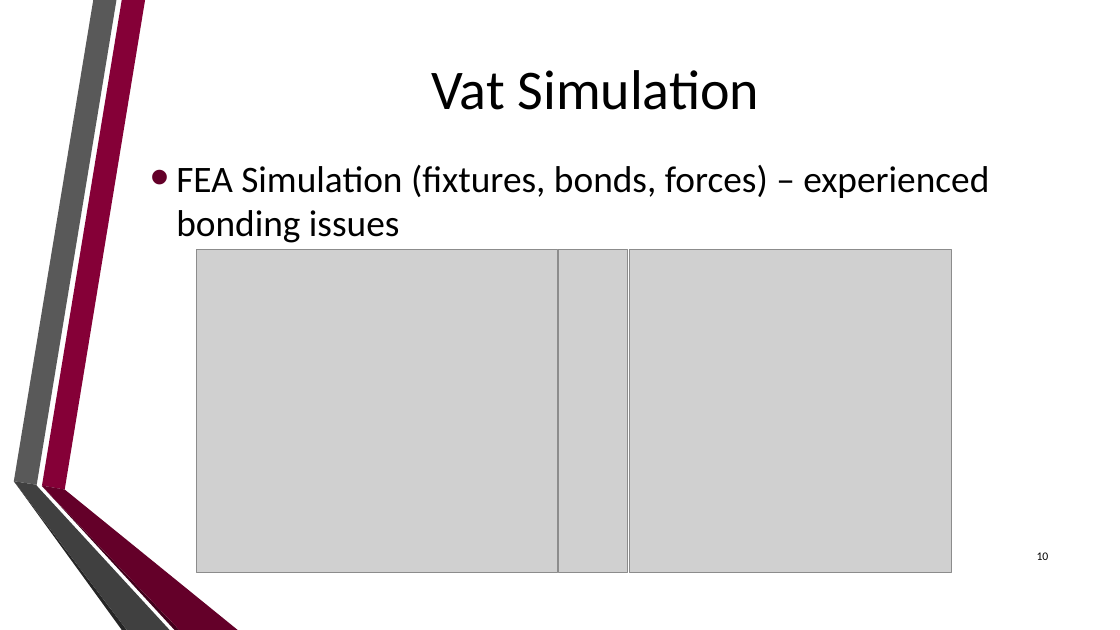
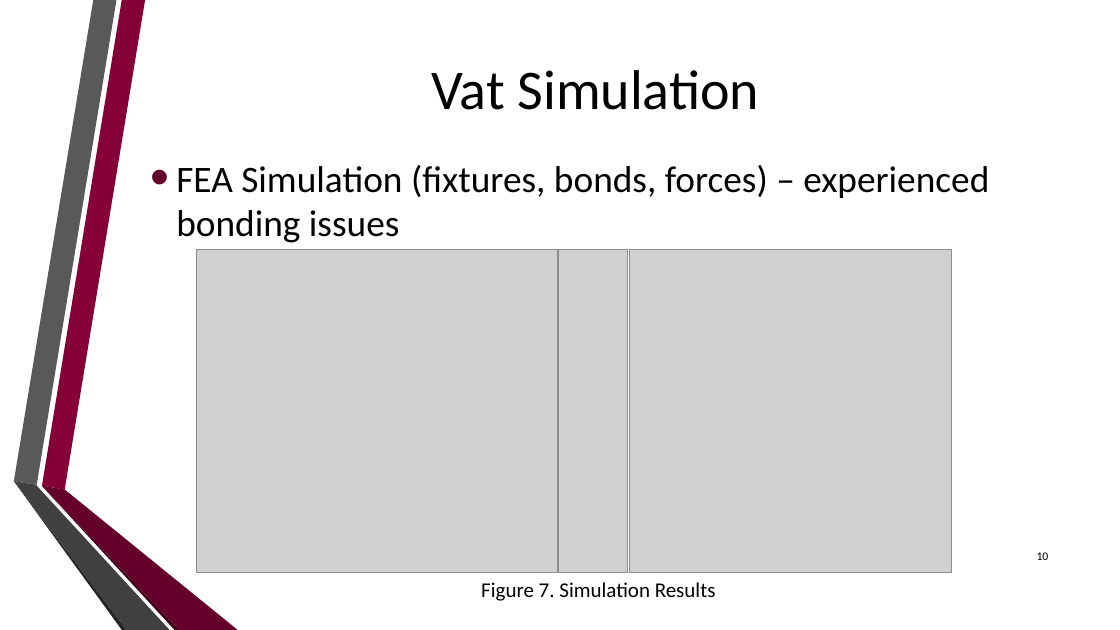
Before and after one commit to dan-olsen/SeniorDesign, a slide deck: slide 10 of Presentations/DesignPres/DesignPres-75.pptx. Drawn at 1120x630 pixels with LibreOffice and Linux fonts; fonts in the diff are those of the drawing; grey boxes stand for pictures; background and template pictures are left out. Boxes give left, top, right and bottom in pixels: in the first picture for what was removed or moved away, otherwise in the second. Text is boxed around its words. In the diff, an @@ line names an element or a change of style, - is before the commit and + after.

Commit message:
Fix Figure Numbers

```diff
--- a/Presentations/DesignPres/DesignPres-75.pptx
+++ b/Presentations/DesignPres/DesignPres-75.pptx
@@ text added at [481, 582, 716, 601], 18 pt, text #000000 @@
+Figure 7. Simulation Results
```
Also in this commit, not shown: 6 other slides changed.
